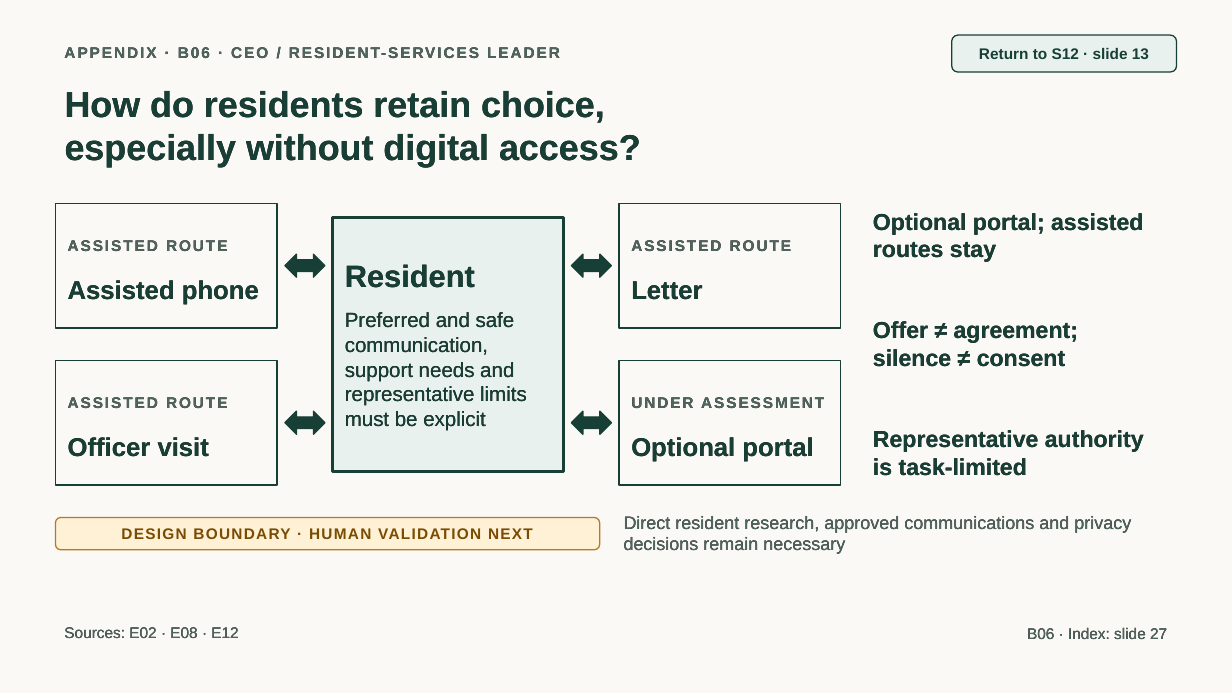
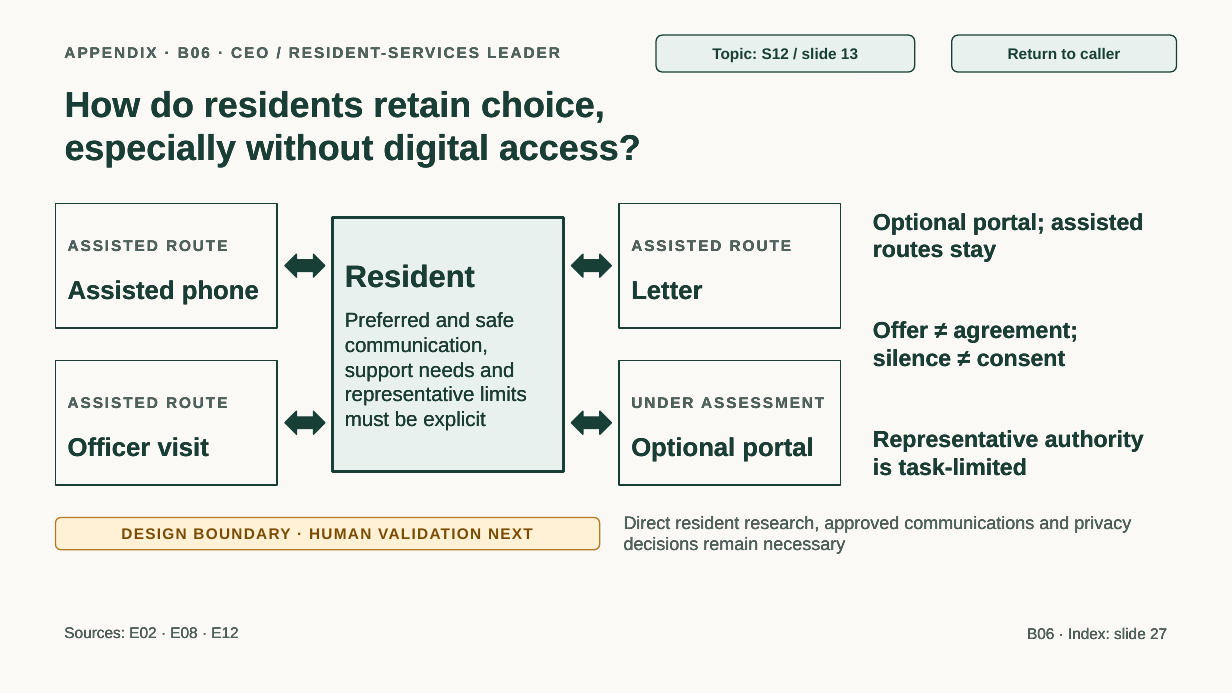
Before and after one commit to jmservera/ama, a slide deck: slide 33 of docs/capstone/deck/zava-forward-cowork-v2-draft.pptx. Drawn at 1232x693 pixels with LibreOffice and Linux fonts; fonts in the diff are those of the drawing. Boxes give left, top, right and bottom in pixels: in the first picture for what was removed or moved away, otherwise in the second. Text is boxed around its words. In the diff, an @@ line names an element or a change of style, - is before the commit and + after.

```diff
--- a/docs/capstone/deck/zava-forward-cowork-v2-draft.pptx
+++ b/docs/capstone/deck/zava-forward-cowork-v2-draft.pptx
@@ rounded rectangle added at (656, 35, 915, 72), fill #E8F1ED, outline #173F35 1 pt, 12 pt, text #173F35, bold @@
+Topic: S12 / slide 13
@@ text in rounded rectangle at (1008, 48, 1120, 59): text changed @@
-Return to S12 · slide 13
+Return to caller
```
Also in this commit, not shown: 31 other slides changed, 24 other files.
